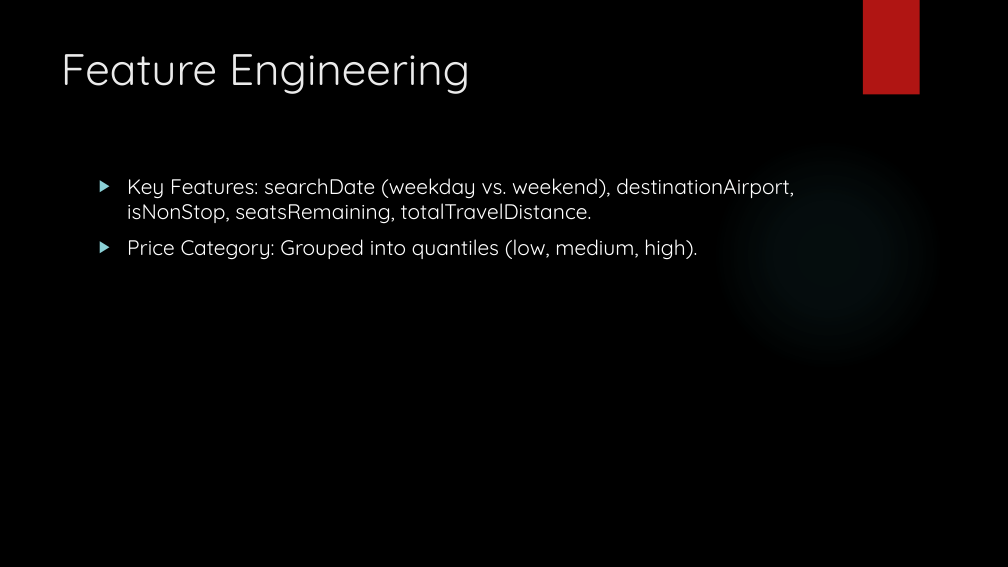
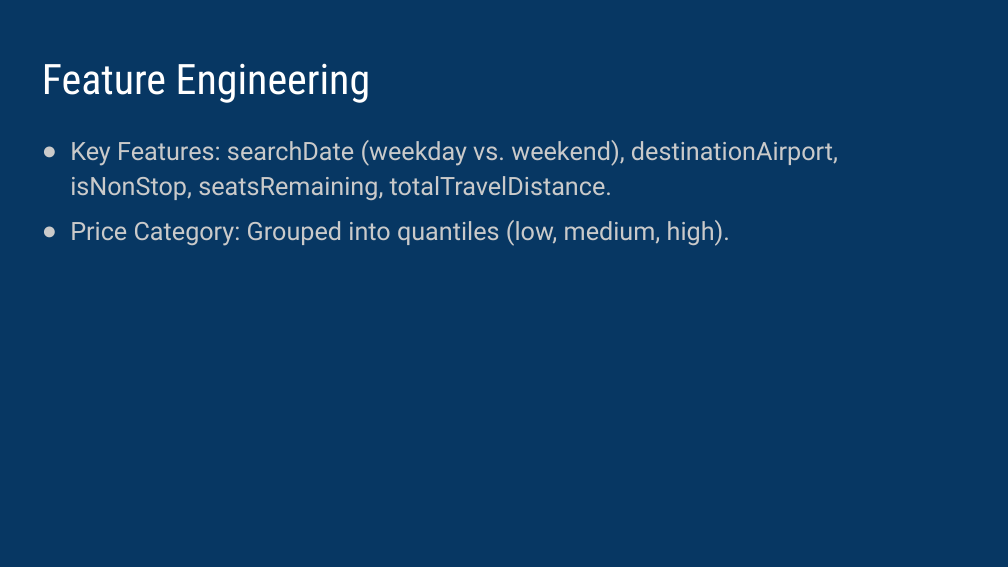
Before and after one commit to vipvivek15/CMPE_255_Final_Project, a slide deck: slide 7 of Final_presentation.pptx (slide 6 before the commit). Drawn at 1008x567 pixels with LibreOffice and Linux fonts; fonts in the diff are those of the drawing; background and template pictures are left out. Boxes give left, top, right and bottom in pixels: in the first picture for what was removed or moved away, otherwise in the second. Text is boxed around its words. In the diff, an @@ line names an element or a change of style, - is before the commit and + after.

```diff
--- a/Final_presentation.pptx
+++ b/Final_presentation.pptx
@@ background picture (left out) to #073763 @@
@@ rectangle removed at [863,0,920,95] @@
@@ title "Feature Engineering": place and size @@
-title "Feature Engineering" at [61,54,470,94]
+title "Feature Engineering" at [42,63,371,103]
@@ title "Feature Engineering" at [42,63,371,103]: size 42 to 40 pt, font Quicksand to Roboto Condensed, text colour #EBEBEB to #FFFFFF @@
@@ text "Key Features: searchDate (weekday vs. ...": place and size @@
-text "Key Features: searchDate (weekday vs. ..." at [127,178,794,260]
+text "Key Features: searchDate (weekday vs. ..." at [70,140,838,246]
@@ text "Key Features: searchDate (weekday vs. ..." at [70,140,838,246]: size 20 to 24 pt, font Quicksand to Roboto, text colour #FFFFFF to #CACACA; bullet ▶ to ●; line spacing 1 to 1.15; less space between paragraphs; bullet colour #8AD0D6 to #CACACA @@
@@ ellipse removed at [712,138,944,371] @@
```
Also in this commit, not shown: 13 other slides changed, 4 slides added, 1 slide removed.
